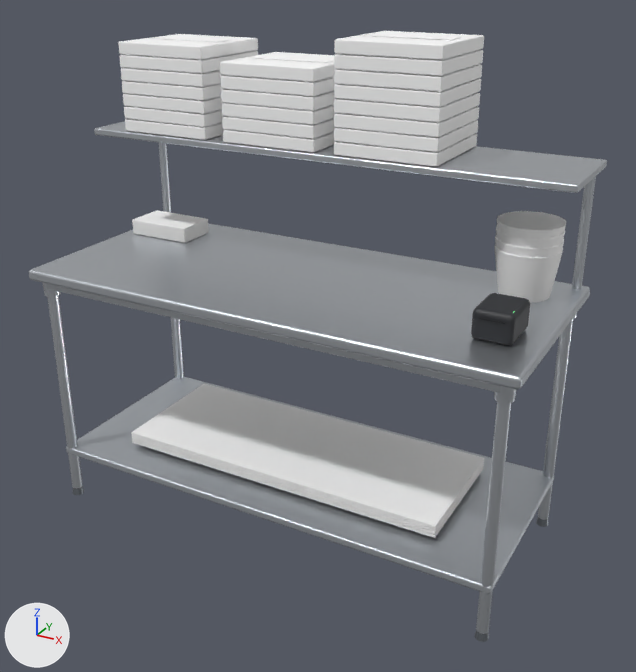
Renders of the glTF model public/models/equipment/packaging-table.glb from each side of a commit.
One viewpoint serves both versions: a camera (50 mm lens) standing at (1.44, -2.51, 2.0) and looking at (0.07, -0.02, 0.75). Every picture has the same lights, and +X, +Y and +Z are marked at lower left. The older version comes first. Where no turn or scale is listed for an object, it has been applied to the vertices. Vertices at exactly the same position are counted once.

The first picture shows 'BODY', 'PROPS'.
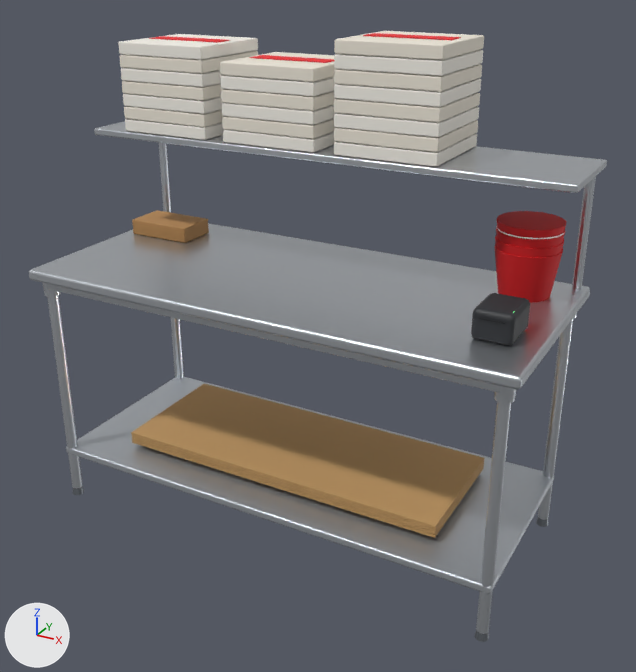
What differs and where, as boxes (x1, y1, x2, y2) in the pictures (636 x 672 px):
part 1 of me_props, recoloured
    both: (118, 31, 484, 167)
part 2 of me_props, recoloured (white to red)
    both: (131, 33, 567, 538)

Edits to the bpy script that builds the scene:
```text
Change me_props:
    where me_props.from_pydata(...)  # 744 vertices, 1324 faces; spans x -0.84..0.84, y -0.31..0.31, z -0.75..0.75
    used by ob_props; location = (-0.01, 0.07, 0.99)
    me_props part 1: 924 faces centred in x -0.75..0.48, y -0.05..0.31, z 0.39..0.75 are repainted in the vertex colours; the middle colour goes from white #ffffff to white #f7f3ea
    me_props part 2: 368 faces centred in x -0.84..0.83, y -0.31..0.25, z -0.75..0.75 are repainted in the vertex colours; the middle colour goes from white #ffffff to red #d8161c
```
